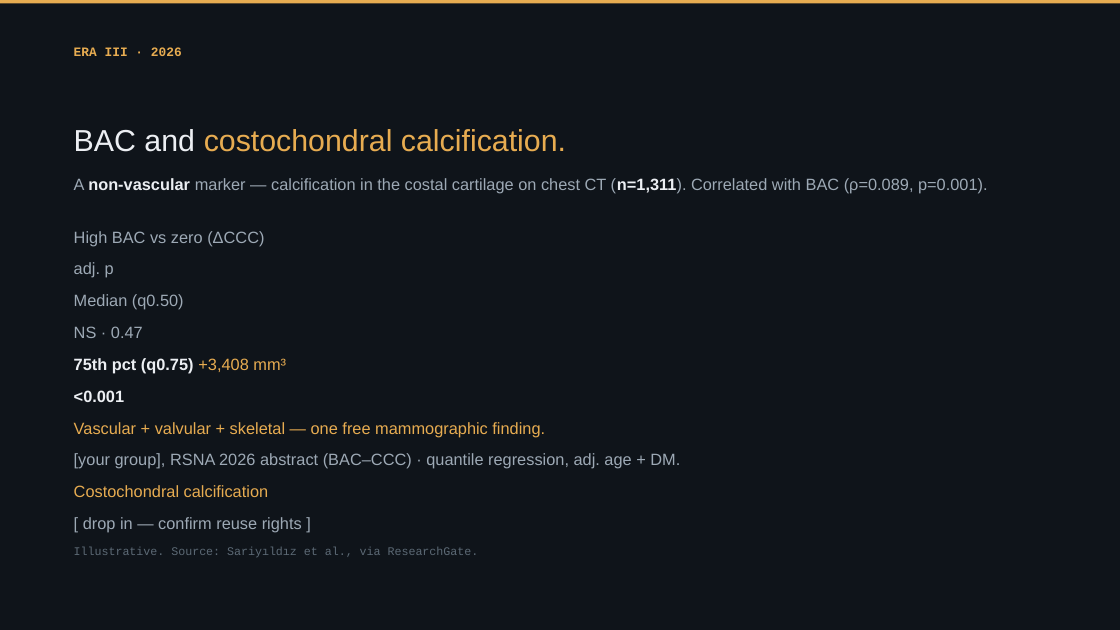
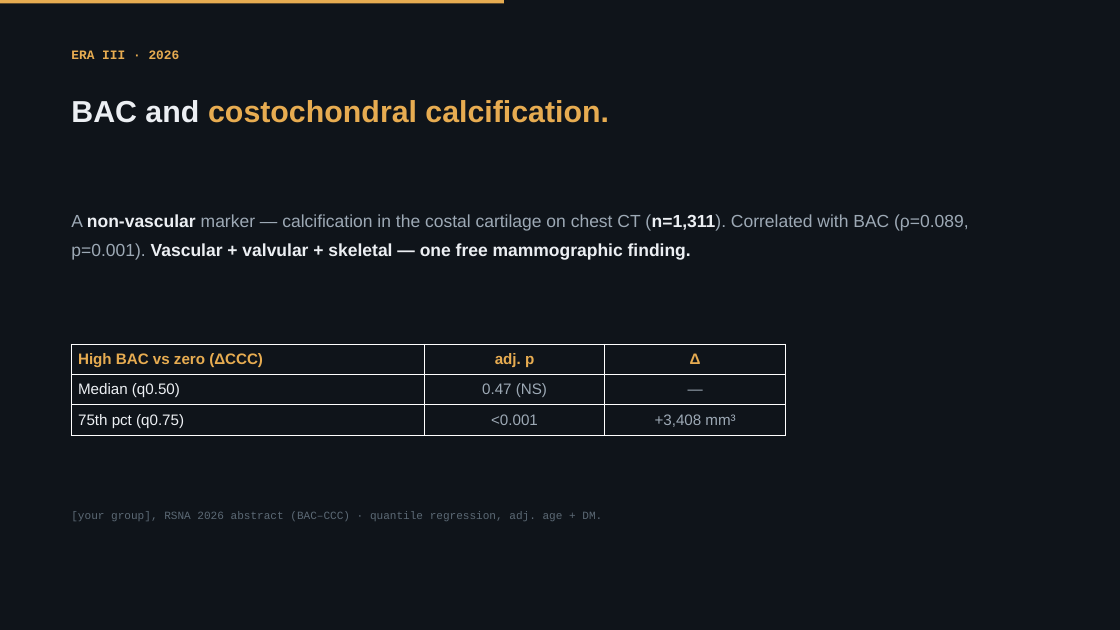
Before and after one commit to Emory-HITI/Mammo, a slide deck: slide 18 of keynote-iwbi-2026/pptx/sections/IWBI2026_Trivedi_02b_EraII_2026.pptx. Drawn at 1120x630 pixels with LibreOffice and Linux fonts; fonts in the diff are those of the drawing; background and template pictures are left out. Boxes give left, top, right and bottom in pixels: in the first picture for what was removed or moved away, otherwise in the second. Text is boxed around its words. In the diff, an @@ line names an element or a change of style, - is before the commit and + after.

```diff
--- a/keynote-iwbi-2026/pptx/sections/IWBI2026_Trivedi_02b_EraII_2026.pptx
+++ b/keynote-iwbi-2026/pptx/sections/IWBI2026_Trivedi_02b_EraII_2026.pptx
@@ rectangle: place and size @@
-rectangle at <box>0,0,1120,3</box>
+rectangle at <box>0,0,504,3</box>
@@ text "ERA III · 2026" at <box>71,50,180,59</box>: line spacing 1.28 to 1; less space between paragraphs @@
@@ text "BAC and costochondral calcification.": place and size @@
-text "BAC and costochondral calcification." at <box>74,129,566,152</box>
+text "BAC and costochondral calcification." at <box>71,100,609,123</box>
@@ text "BAC and costochondral calcification." at <box>71,100,609,123</box>: bold on; line spacing 1.06 to 1; less space between paragraphs @@
@@ text at <box>71,214,969,260</box>: text changed; size 14 to 15 pt @@
-A non-vascular marker — calcification in the costal cartilage on chest CT (n=1,311). Correlated with BAC (ρ=0.089, p=0.001).
+A non-vascular marker — calcification in the costal cartilage on chest CT (n=1,311). Correlated with BAC (ρ=0.089, p=0.001). Vascular + valvular + skeletal — one free mammographic finding.
@@ text removed at <box>74,231,264,246</box> @@
-High BAC vs zero (ΔCCC)
@@ text removed at <box>74,262,114,278</box> @@
-adj. p
@@ text removed at <box>74,294,184,310</box> @@
-Median (q0.50)
@@ text removed at <box>74,326,143,338</box> @@
-NS · 0.47
@@ table added at <box>71,344,786,435</box>, 3 rows, 3 columns @@
+High BAC vs zero (ΔCCC) | adj. p | Δ
+Median (q0.50) | 0.47 (NS) | —
+75th pct (q0.75) | <0.001 | +3,408 mm³
@@ text removed at <box>74,358,286,374</box> @@
-75th pct (q0.75) +3,408 mm³
@@ text removed at <box>74,390,124,402</box> @@
-<0.001
@@ text removed at <box>74,422,545,437</box> @@
-Vascular + valvular + skeletal — one free mammographic finding.
@@ text "[your group], RSNA 2026 abstract ...": place and size @@
-text "[your group], RSNA 2026 abstract ..." at <box>74,453,680,469</box>
+text "[your group], RSNA 2026 abstract ..." at <box>71,511,602,521</box>
@@ text "[your group], RSNA 2026 abstract ..." at <box>71,511,602,521</box>: size 14 to 9.5 pt, font Arial to Courier New, text colour #9DA9B5 to #5C6975; line spacing 1.28 to 1.3; less space between paragraphs @@
@@ text removed at <box>74,485,269,497</box> @@
-Costochondral calcification
@@ text removed at <box>83,517,302,533</box> @@
-[ drop in — confirm reuse rights ]
@@ text removed at <box>74,547,479,557</box> @@
-Illustrative. Source: Sariyıldız et al., via ResearchGate.
```
Also in this commit, not shown: 20 other slides changed, 1 other file.
